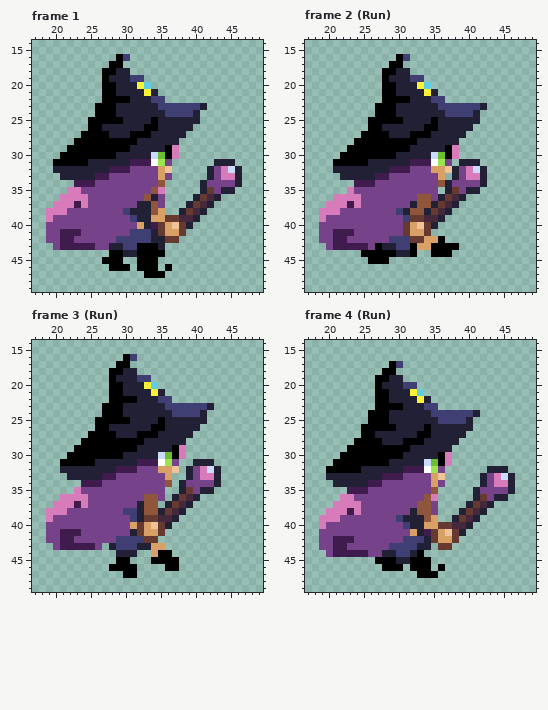
Pixel-art file: Assets/Sprites/Evange_Main_Character/EvangeNord.aseprite. Above, as it was before the edit.
64x64 pixels, 7 frames. Shown: frame 1: x 17..49, y 14..49; frame 2 (Run): x 17..49, y 14..49; frame 3 (Run): x 17..49, y 14..49; frame 4 (Run): x 17..49, y 14..49. The commit also changed other frames, which this record leaves out.
Now the later version:
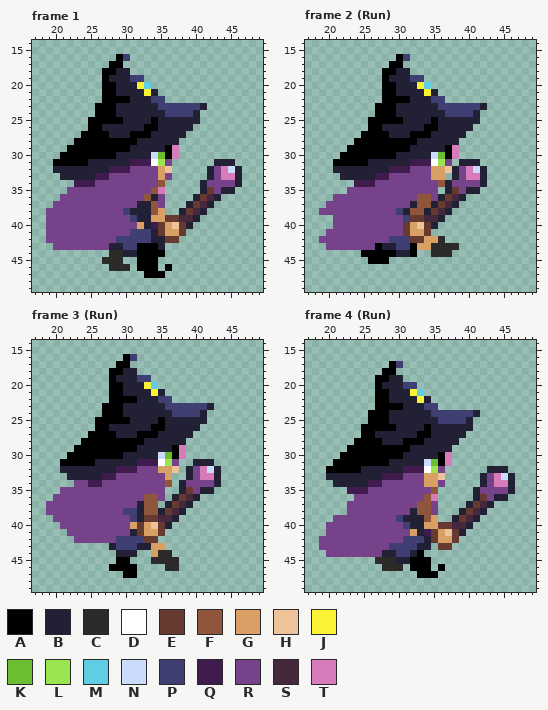
Palette (. is transparent): A #000000  B #222034  C #2c2b2a  D #ffffff  E #663931  F #8f563b  G #d9a066  H #eec39a  J #fbf236  K #6abe30  L #99e550  M #5fcde4  N #cbdbfc  P #3f3f74  Q #3f1c4d  R #76428a  S #45283c  T #d77bba
Message: evange in all directions moving correctly
Diff:
Changed rows in their new state; - is an unchanged pixel.
Frame 1:
first column x 19:
35 ---RR-------
36 --RRRR------
37 -RRRRR------
38 RRR---------
39 R-----------
41 --RRR-------
42 --RR--------
43 --RRRRR-----
44 ---------CC-
45 --------CCC-
46 ---------CCC
Frame 2 (Run):
first column x 19:
33 ----------------G---
35 ----R---------------
36 --RRRR--------------
37 -RRRRR--------------
38 RRR-----------------
39 ..------------------
40 ..------------------
41 .-RRR---------------
42 --RR-------------C--
43 --RRRRR---------CCCC
44 ----------------CCC-
Frame 3 (Run):
first column x 19:
34 ----RR-------------
35 --RRR--------------
36 -RRRRR-------------
37 RRRRRR-------------
38 RRR----------------
39 .------------------
40 ..-----------------
41 ...RR--------------
42 ....---------------
43 -.......-----------
44 ----------------CC-
45 ---------------CCCC
46 -----------------CC
Frame 4 (Run):
first column x 19:
33 ---------------G
34 ---------------G
36 ---..-----------
37 --..RR----------
38 -...RR----------
39 ..R-------------
40 .---------------
41 .---------------
42 --RRR-----------
43 --RR------------
44 --RRRRR---------
45 --------CCC-----
46 ---------CCC----
